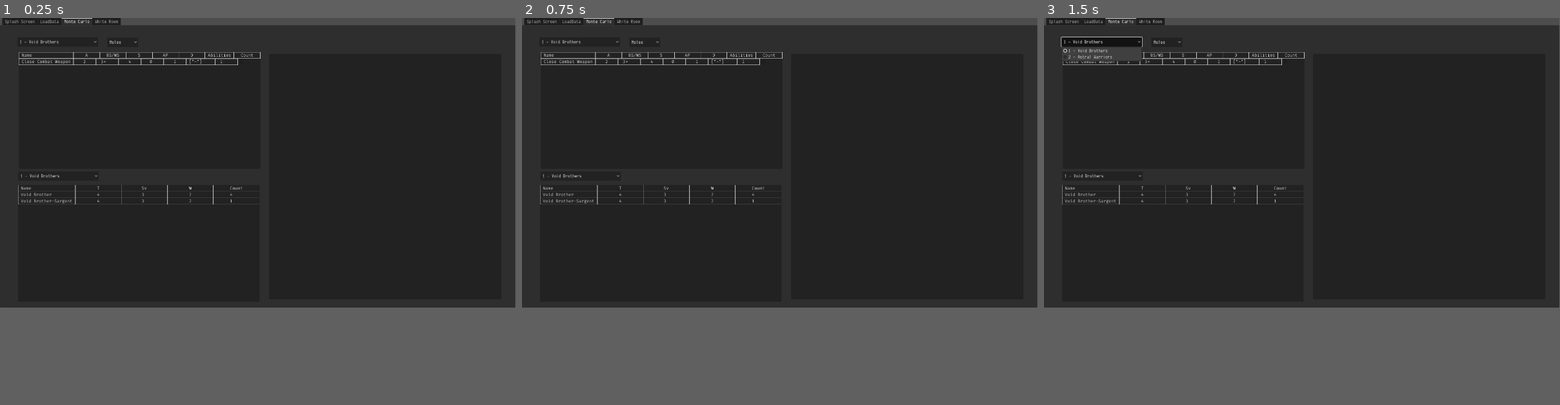
Above: before the commit, frames 1-3 (left to right).
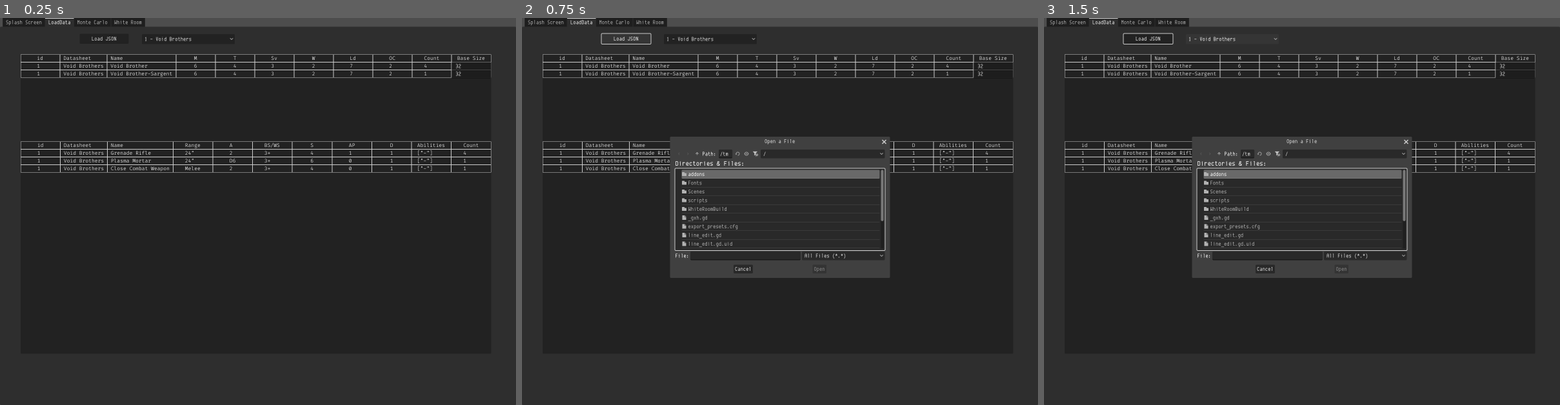
Above: after the commit, the same moments.

Repository: Scarfsman/WhiteRoom
Game: Godot game, scene res://Scenes/main.tscn
Same seed, same stepped clock (60 frames per second), same inputs: the game is played once before the commit and once after it.
Inputs (mouse positions are in pixels of both pictures, inside the frame that each line leads up to):
- Up to frame 1 (0.25 s): no input
- Up to frame 2 (0.75 s): click (625, 33) at 0.5 s, where only the run after the commit has a clickable "Load JSON"
- Up to frame 3 (1.5 s): click "1 - Void Brothers" at 1.25 s
In our replay, the window is 799x449 before the commit and 800x600 after it. These sizes can differ from the game's own. Grey fills any space a smaller window leaves; there, only what the larger window draws over its background counts as a difference.

The runs differ from the first frame. In frame 1, 3.5% of the frame differs, in the area x 0-100%, y 0-49%; in frame 2, 9.5%; in frame 3, 9.9%, in the area x 0-100%, y 0-68%.

Commit message:
made spawning terain features easier. Added future support for different phases

Diff:
--- /dev/null
+++ b/Scenes/TerrainFootprint.tscn
@@ -0,0 +1,9 @@
+[gd_scene load_steps=2 format=3 uid="uid://nwjs3lxbjqhs"]
+
+[ext_resource type="Script" uid="uid://c6xkgt3dimh8q" path="res://scripts/terrain_footprint.gd" id="1_70x33"]
+
+[node name="Polygon2D" type="Polygon2D"]
+z_index = 1
+script = ExtResource("1_70x33")
+
+[node name="StaticBody2D" type="StaticBody2D" parent="."]
--- a/Scenes/TextField.tscn
+++ b/Scenes/TextField.tscn
@@ -1,6 +1,6 @@
 [gd_scene load_steps=2 format=3 uid="uid://bff2hlpbayief"]
 
-[ext_resource type="Script" uid="uid://di2s8c4vhmo7d" path="res://Scenes/text_field.gd" id="1_0tlwm"]
+[ext_resource type="Script" uid="uid://di2s8c4vhmo7d" path="res://scripts/text_field.gd" id="1_0tlwm"]
 
 [node name="Control" type="Control"]
 layout_mode = 3
--- a/Scenes/main.tscn
+++ b/Scenes/main.tscn
@@ -7,9 +7,6 @@
 [ext_resource type="Script" uid="uid://bfccuywk1vkoa" path="res://scripts/monte_calro.gd" id="5_d1ilt"]
 [ext_resource type="Script" uid="uid://c23iht84gg2be" path="res://scripts/graph.gd" id="6_6iyac"]
 [ext_resource type="Script" uid="uid://dnu0hepq3t45i" path="res://scripts/white_room.gd" id="7_fdnlq"]
-
-[sub_resource type="RectangleShape2D" id="RectangleShape2D_2ww3f"]
-size = Vector2(19.8807, 18.1772)
 
 [node name="Main" type="Node"]
 script = ExtResource("1_6bp64")
@@ -30,9 +27,10 @@
 anchor_bottom = 1.0
 grow_horizontal = 2
 grow_vertical = 2
+size_flags_horizontal = 3
+size_flags_vertical = 3
 theme = ExtResource("2_344ge")
-current_tab = 2
-metadata/_edit_use_anchors_ = true
+current_tab = 1
 
 [node name="Splash Screen" type="TabBar" parent="TabContainer"]
 visible = false
@@ -41,7 +39,6 @@
 metadata/_tab_index = 0
 
 [node name="LoadData" type="TabBar" parent="TabContainer"]
-visible = false
 layout_mode = 2
 metadata/_tab_index = 1
 
@@ -50,7 +47,7 @@
 anchors_preset = -1
 offset_left = 64.0
 offset_top = 86.0
-offset_right = 1872.0
+offset_right = 1523.0
 offset_bottom = 1014.0
 grow_horizontal = 2
 grow_vertical = 2
@@ -86,6 +83,7 @@
 theme_override_fonts/font = ExtResource("4_hptm8")
 
 [node name="Monte Carlo" type="TabBar" parent="TabContainer"]
+visible = false
 layout_mode = 2
 script = ExtResource("5_d1ilt")
 metadata/_tab_index = 2
@@ -117,7 +115,7 @@
 anchors_preset = -1
 offset_left = 70.0
 offset_top = 100.0
-offset_right = 970.0
+offset_right = 799.0
 offset_bottom = 535.0
 grow_horizontal = 2
 grow_vertical = 2
@@ -145,7 +143,7 @@
 anchors_preset = -1
 offset_left = 67.0
 offset_top = 596.0
-offset_right = 967.0
+offset_right = 796.0
 offset_bottom = 1031.0
 grow_horizontal = 2
 grow_vertical = 2
@@ -160,9 +158,9 @@
 [node name="Graph" type="Panel" parent="TabContainer/Monte Carlo"]
 layout_mode = 1
 anchors_preset = -1
-offset_left = 1003.0
+offset_left = 829.0
 offset_top = 107.0
-offset_right = 1868.0
+offset_right = 1583.0
 offset_bottom = 1022.0
 grow_horizontal = 0
 grow_vertical = 2
@@ -191,7 +189,7 @@
 layout_mode = 1
 anchors_preset = -1
 offset_top = 69.0
-offset_right = 865.0
+offset_right = 749.0
 offset_bottom = 208.0
 grow_horizontal = 2
 grow_vertical = 2
@@ -202,40 +200,54 @@
 script = ExtResource("7_fdnlq")
 metadata/_tab_index = 3
 
-[node name="Panel" type="Panel" parent="TabContainer/White Room"]
+[node name="ScrollContainer" type="ScrollContainer" parent="TabContainer/White Room"]
+layout_mode = 0
+offset_left = 375.0
+offset_top = 115.0
+offset_right = 1575.0
+offset_bottom = 995.0
+
+[node name="Control" type="Control" parent="TabContainer/White Room/ScrollContainer"]
+layout_mode = 2
+size_flags_horizontal = 3
+size_flags_vertical = 3
+
+[node name="Panel" type="Panel" parent="TabContainer/White Room/ScrollContainer/Control"]
 clip_children = 2
-layout_mode = 0
-offset_left = 575.0
-offset_top = 110.0
-offset_right = 1775.0
-offset_bottom = 990.0
+layout_mode = 2
+offset_right = 1200.0
+offset_bottom = 880.0
+
+[node name="Terrain" type="Control" parent="TabContainer/White Room/ScrollContainer/Control/Panel"]
+anchors_preset = 0
+offset_right = 40.0
+offset_bottom = 40.0
+
+[node name="Units" type="Control" parent="TabContainer/White Room/ScrollContainer/Control/Panel"]
+layout_mode = 1
+anchors_preset = 15
+anchor_right = 1.0
+anchor_bottom = 1.0
+grow_horizontal = 2
+grow_vertical = 2
 
 [node name="Load" type="Button" parent="TabContainer/White Room"]
 layout_mode = 1
 anchors_preset = -1
-offset_left = 210.0
-offset_top = 340.0
-offset_right = 362.0
-offset_bottom = 371.0
+offset_left = 49.0
+offset_top = 214.0
+offset_right = 221.0
+offset_bottom = 245.0
 grow_vertical = 2
 text = "Spawn selected unit"
 
-[node name="CharacterBody2D" type="CharacterBody2D" parent="TabContainer/White Room"]
-position = Vector2(1200, 352)
-
-[node name="CollisionShape2D" type="CollisionShape2D" parent="TabContainer/White Room/CharacterBody2D"]
-position = Vector2(0.174927, 2.67502)
-scale = Vector2(2.935, 2.935)
-shape = SubResource("RectangleShape2D_2ww3f")
-debug_color = Color(0.737065, 0.223677, 1, 0.42)
-
 [node name="UnitSelection" type="OptionButton" parent="TabContainer/White Room"]
 layout_mode = 1
 anchors_preset = -1
-offset_left = 119.0
-offset_top = 179.0
-offset_right = 419.0
-offset_bottom = 214.0
+offset_left = 30.0
+offset_top = 115.0
+offset_right = 330.0
+offset_bottom = 150.0
 item_count = 1
 popup/item_0/id = 0
 metadata/_edit_use_anchors_ = true
@@ -248,12 +260,60 @@
 offset_bottom = 68.0
 text = "Clear Battlefield"
 
+[node name="SpawnDeployment" type="Button" parent="TabContainer/White Room"]
+layout_mode = 0
+offset_left = 1255.0
+offset_top = 32.0
+offset_right = 1540.0
+offset_bottom = 68.0
+text = "Spawn Deployment
+"
+
+[node name="SpawnTerrain" type="Button" parent="TabContainer/White Room"]
+layout_mode = 0
+offset_left = 910.0
+offset_top = 32.0
+offset_right = 1195.0
+offset_bottom = 68.0
+text = "Spawn Terrain
+"
+
+[node name="PhaseSelect" type="OptionButton" parent="TabContainer/White Room"]
+layout_mode = 1
+anchors_preset = -1
+offset_left = 46.0
+offset_top = 303.0
+offset_right = 288.0
+offset_bottom = 330.0
+selected = 0
+item_count = 3
+popup/item_0/text = "1 - Movement"
+popup/item_0/id = 0
+popup/item_1/text = "2 - Shooting"
+popup/item_1/id = 1
+popup/item_2/text = "3 - Charge"
+popup/item_2/id = 2
+
+[node name="WeaponSelect" type="OptionButton" parent="TabContainer/White Room"]
+layout_mode = 1
+anchors_preset = -1
+offset_left = 46.0
+offset_top = 388.0
+offset_right = 296.0
+offset_bottom = 408.0
+
+[connection signal="file_selected" from="FileDialogRed" to="." method="_on_file_dialog_file_selected"]
 [connection signal="file_selected" from="FileDialogRed" to="." method="_on_file_dialog_red_file_selected"]
-[connection signal="file_selected" from="FileDialogRed" to="." method="_on_file_dialog_file_selected"]
 [connection signal="pressed" from="TabContainer/LoadData/Load" to="." method="_on_load_pressed"]
 [connection signal="item_selected" from="TabContainer/LoadData/OptionButton" to="." method="_on_option_button_item_selected"]
 [connection signal="item_selected" from="TabContainer/Monte Carlo/AttackerSelection" to="TabContainer/Monte Carlo" method="_on_subject_selection_item_selected"]
 [connection signal="item_selected" from="TabContainer/Monte Carlo/AttackerWeaponType" to="TabContainer/Monte Carlo" method="_on_subject_weapon_type_item_selected"]
 [connection signal="item_selected" from="TabContainer/Monte Carlo/DefenderSelection" to="TabContainer/Monte Carlo" method="_on_target_selection_item_selected"]
+[connection signal="mouse_entered" from="TabContainer/White Room/ScrollContainer" to="TabContainer/White Room" method="_on_scroll_container_mouse_entered"]
+[connection signal="mouse_exited" from="TabContainer/White Room/ScrollContainer" to="TabContainer/White Room" method="_on_scroll_container_mouse_exited"]
 [connection signal="pressed" from="TabContainer/White Room/Load" to="TabContainer/White Room" method="_on_load_pressed"]
 [connection signal="pressed" from="TabContainer/White Room/ClearUnits" to="TabContainer/White Room" method="_on_clear_units_pressed"]
+[connection signal="pressed" from="TabContainer/White Room/SpawnDeployment" to="TabContainer/White Room" method="_on_spawn_deployment_pressed"]
+[connection signal="pressed" from="TabContainer/White Room/SpawnTerrain" to="TabContainer/White Room" method="_on_spawn_terrain_pressed"]
+[connection signal="item_selected" from="TabContainer/White Room/PhaseSelect" to="TabContainer/White Room" method="_on_phase_select_item_selected"]
+[connection signal="item_selected" from="TabContainer/White Room/WeaponSelect" to="TabContainer/White Room" method="_on_weapon_select_item_selected"]
--- a/Scenes/unit.tscn
+++ b/Scenes/unit.tscn
@@ -3,6 +3,7 @@
 [ext_resource type="Script" uid="uid://dcsplmt6kbvbu" path="res://scripts/unit.gd" id="1_yjw0f"]
 
 [node name="Unit" type="Control"]
+z_index = 2
 layout_mode = 3
 anchors_preset = 15
 anchor_right = 1.0
--- a/project.godot
+++ b/project.godot
@@ -20,8 +20,8 @@
 
 [display]
 
-window/size/viewport_width=1920
-window/size/viewport_height=1080
+window/size/viewport_width=1600
+window/size/viewport_height=1200
 
 [input]
 
@@ -40,3 +40,8 @@
 [input_devices]
 
 pointing/emulate_touch_from_mouse=true
+
+[rendering]
+
+renderer/rendering_method="gl_compatibility"
+renderer/rendering_method.mobile="gl_compatibility"
--- a/scripts/Globals.gd
+++ b/scripts/Globals.gd
@@ -449,3 +449,9 @@
 
 func pixelsToInches(pixels) -> float:
     return pixels / 20
+
+func mmToPixels(mm) -> float:
+    return inchesToPixels(mmToInches(mm))
+
+func mmToInches(mm) -> float:
+    return mm/25.4
--- a/scripts/graph.gd
+++ b/scripts/graph.gd
@@ -26,12 +26,9 @@
         for i in data.values():
             totalTrials += i
 
-        var perc = 0
-
         for i in range(len(xpos)):
             var ratio =  float(data.values()[i]) / totalTrials
             var curDiff = diff * ratio
-            perc += curDiff
             draw_line(Vector2(xpos[i], dims[1]), Vector2(xpos[i], dims[1] - curDiff),
                       Color.WHITE,
                       25)
--- a/scripts/main.gd
+++ b/scripts/main.gd
@@ -14,6 +14,7 @@
     $TabContainer/LoadData/OptionButton.clear()
     $"TabContainer/Monte Carlo/AttackerSelection".clear()
     $"TabContainer/Monte Carlo/DefenderSelection".clear()
+    $"TabContainer/White Room/UnitSelection".clear()
 
     var list = []
     for unit in globals.Units.data:
@@ -22,6 +23,7 @@
             $TabContainer/LoadData/OptionButton.add_item(unitString, unit[0])
             $"TabContainer/Monte Carlo/AttackerSelection".add_item(unitString, unit[0])
             $"TabContainer/Monte Carlo/DefenderSelection".add_item(unitString, unit[0])
+            $"TabContainer/White Room/UnitSelection".add_item(unitString, unit[0])
             list.append(unitString)
     display_data(1)
     monte_carlo.displayAttacker(1)
@@ -91,7 +93,7 @@
 func _on_option_button_item_selected(index: int) -> void:
     display_data(index + 1)
 
-func _on_file_loaded(file_name: String, type: String, base64_data: String):
+func _on_file_loaded(_file_name: String, type: String, base64_data: String):
     var rawData : String = Marshalls.base64_to_utf8(base64_data)
     rosterData = JSON.parse_string(rawData)
     rosterData = globals.json_to_dataframe(rosterData)
@@ -120,4 +122,4 @@
 
 #DONT DELETE
 func _on_progress(current_bytes: int, total_bytes: int) -> void:
-    var percentage: float = float(current_bytes) / float(total_bytes) * 100
+    var _percentage: float = float(current_bytes) / float(total_bytes) * 100
--- a/scripts/monte_calro.gd
+++ b/scripts/monte_calro.gd
@@ -5,7 +5,6 @@
 
 func _ready():
     print($AttackerWeaponType.selected)
-
 
 func displayGraph():
     if (len(defenderData.data) > 0) and (len(attackerData.data) > 0):
@@ -93,7 +92,7 @@
     displayAttacker(index + 1)
     displayGraph()
 
-func _on_subject_weapon_type_item_selected(index: int) -> void:
+func _on_subject_weapon_type_item_selected() -> void:
     if $AttackerSelection.selected != -1:
         displayAttacker($AttackerSelection.selected + 1)
         displayGraph()
--- a/scripts/object.gd
+++ b/scripts/object.gd
@@ -24,12 +24,14 @@
 
 func _ready():
     maxDist = globals.inchesToPixels(maxDist)
-    offsetParent = get_parent().global_position
-    var boundries = get_parent().get_size()
+    offsetParent = get_parent().get_parent().global_position
+    #limit the units movemnt to the panel area
+    var boundries = get_parent().get_parent().get_size()
     leftBound = offsetParent[0]
     rightBound = offsetParent[0] + boundries[0]
     upperBound = offsetParent[1]
     lowerBound = offsetParent[1] + boundries[1]
+    #instantiate the raycasts as child objects
     var angle = FOV_incrament
     while angle <= 2 * PI:
         var newRay = RayCast2D.new()
@@ -44,6 +46,7 @@
 
     for ray in $Rays.get_children():
         ray.target_position =  ray.target_position.normalized() * radius
+        ray.collision_mask = 2
         if ray.is_colliding():
             points.append((ray.get_collision_point() - ray.global_position))
         else:
@@ -52,7 +55,7 @@
     return points
 
 func draw_target_area(distance:float ) -> void:
-    var points = get_FOV_circle(distance)
+    var points = get_FOV_circle(distance + radius/2)
     set_target_area(points)
 
 func _draw() -> void:
@@ -60,6 +63,39 @@
 
 # Called every frame. 'delta' is the elapsed time since the previous frame.
 func _process(_delta: float) -> void:
+    if get_parent().movement:
+        movement()
+
+func _on_button_button_down() -> void:
+    dragging = true
+    offsetPos = get_global_mouse_position() - global_position
+    travelDist = maxDist
+
+func _on_button_button_up() -> void:
+    dragging = false
+    clear_target_area()
+
+func set_target_area(points: PackedVector2Array) -> void:
+    $Area.polygon = points
+
+func clear_target_area() -> void:
+    set_target_area(PackedVector2Array())
+
+func _input(_ev):
+    if Input.is_key_pressed(KEY_SPACE):
+        set_start_position()
+    if Input.is_key_pressed(KEY_R):
+        print('reseting')
+        reset_sprite()
+
+func set_start_position() -> void:
+    startPos = global_position
+
+func reset_sprite() -> void:
+    position = startPos - offsetParent
+
+
+func movement():
     if dragging:
         var targetPos = get_global_mouse_position() - offsetPos
         #make sure the object isn't being moved outside the bounds of the
@@ -83,32 +119,3 @@
 
         position = targetPos - offsetParent
         draw_target_area(maxDist - min(travelDist, maxDist))
-
-func _on_button_button_down() -> void:
-    dragging = true
-    offsetPos = get_global_mouse_position() - global_position
-    travelDist = maxDist
-
-func _on_button_button_up() -> void:
-    dragging = false
-    clear_target_area()
-
-func set_target_area(points: PackedVector2Array) -> void:
-    $Area.polygon = points
-
-func clear_target_area() -> void:
-    set_target_area(PackedVector2Array())
-
-
-func _input(_ev):
-    if Input.is_key_pressed(KEY_SPACE):
-        set_start_position()
-    if Input.is_key_pressed(KEY_R):
-        print('reseting')
-        reset_sprite()
-
-func set_start_position() -> void:
-    startPos = global_position
-
-func reset_sprite() -> void:
-    position = startPos - offsetParent
--- a/scripts/table.gd
+++ b/scripts/table.gd
@@ -46,13 +46,15 @@
             cell.text = str(value)
             columns.add_child(cell)
 
+        var cell = TableCell.instantiate()
+
         var row_count = data.Size()
         for r in range(row_count):
             var row = TableRow.instantiate()
             $ScrollContainer/Rows.add_child(row)
 
             for value in data.GetRow(r):
-                var cell = TableCell.instantiate()
+                cell = TableCell.instantiate()
                 cell.text = str(value)
                 row.add_child(cell)
             var check = TickBox.instantiate()
--- /dev/null
+++ b/scripts/terrain_footprint.gd
@@ -0,0 +1,6 @@
+extends Polygon2D
+
+func setCollider() -> void:
+    var collision_shape = CollisionPolygon2D.new()
+    collision_shape.polygon = polygon
+    $StaticBody2D.add_child(collision_shape)
--- a/scripts/unit.gd
+++ b/scripts/unit.gd
@@ -1,4 +1,8 @@
 extends Control
+
+var movement: bool = false
+var shooting: bool = false
+var charge: bool = false
 
 func checkNeighbours(model, visited: Array):
     for i in model.neighbours:
@@ -42,6 +46,5 @@
             for i in allModels:
                 i.get_node('Sprite2D').modulate = Color(1,0,0)
 
-
 func _process(_float) -> void:
     queue_redraw()
--- a/scripts/white_room.gd
+++ b/scripts/white_room.gd
@@ -2,17 +2,137 @@
 
 @onready var unit = preload("res://Scenes/unit.tscn")
 @onready var model = preload("res://Scenes/model.tscn")
+@onready var footprint = preload("res://Scenes/TerrainFootprint.tscn")
+
+#variables for zooming
+var hovering: bool = false
+var currScale: float = 1
+
+#https://docs.google.com/document/d/1WV085gGnMPOF-zprcri-9HDW5BWBE34HGc9ndIGRJHM/edit?tab=t.0
+
+#TODO set up a dictionary containing the terain features from the UKTC terrain pack
+#write a script to span them in
+
+var terrainFeatures = {'LargeL': PackedVector2Array([Vector2(0, 0),
+                                                     Vector2(0, 200),
+                                                     Vector2(200, 200),
+                                                     Vector2(200, 0)]),
+
+                        'MediumL': PackedVector2Array([Vector2(0, 0),
+                                                       Vector2(220, 0),
+                                                       Vector2(220, 170),
+                                                       Vector2(175, 170),
+                                                       Vector2(175, 45),
+                                                       Vector2(0, 45)]),
+
+                        'SmallLR': PackedVector2Array([Vector2(0, 0),
+                                                       Vector2(0, 100),
+                                                       Vector2(200, 100),
+                                                       Vector2(200, 0)]),
+
+                        'SmallLL': PackedVector2Array([Vector2(0, 0),
+                                                       Vector2(0, 100),
+                                                       Vector2(200, 100),
+                                                       Vector2(200, 0)]),
+
+                        'newRuins': PackedVector2Array([Vector2(0, 0),
+                                                        Vector2(0, 76.2),
+                                                        Vector2(228.6, 76.2),
+                                                        Vector2(228.6, 0)])}
+
+var layouts = [[['LargeL', [120, 667.684375062506], 6.02637165237177],
+                ['SmallLR', [420, 541.25984252], 0],
+                ['SmallLL', [656.220472441, 620], 1.5708],
+                ['MediumL', [820, 750], (2 * PI) - PI/5.2],
+                ['MediumL', [120, 553.228346457],  (2 * PI) - PI/2],
+                ['newRuins', [380, 280], 0.729728]]]
+
+var deployments = [PackedVector2Array([Vector2(10, 18),
+                                       Vector2(18, 38),
+                                       Vector2(30, 22),
+                                       Vector2(42, 6),
+                                       Vector2(50, 26)])]
+
+func moveFeature(feature: Array) -> PackedVector2Array:
+    print(feature[0])
+    var points = terrainFeatures[feature[0]]
+    var offset = feature[1]
+    var theta = feature[2]
+    var newPoints = PackedVector2Array()
+
+    for point in points:
+        var x1 = globals.mmToPixels(point[0])
+        var y1 = globals.mmToPixels(point[1])
+
+        var x2 = (x1 * cos(theta) - y1 * sin(theta)) + offset[0]
+        var y2 = (x1 * sin(theta) + y1 * cos(theta)) + offset[1]
+
+        newPoints.append(Vector2(x2, y2))
+    return newPoints
+
+func spawnTerrain(layout: Array) -> void:
+    for feature in layout:
+        var terrain = footprint.instantiate()
+        $ScrollContainer/Control/Panel/Terrain.add_child(terrain)
+        terrain.polygon = moveFeature(feature)
+        terrain.color = Color.REBECCA_PURPLE
+        terrain.setCollider()
+
+#code for deployments
+func spawnDeployment(objectives: Array) -> void:
+    for markerPos in objectives[0]:
+        print(markerPos)
+        var newX = globals.inchesToPixels(markerPos[0])
+        var newY = globals.inchesToPixels(markerPos[1])
+        var marker = Polygon2D.new()
+        var radius = globals.inchesToPixels(3.7874015748)
+        marker.polygon = generate_circle_polygon(radius, Vector2(newX, newY))
+        marker.z_index = 2
+        marker.color = Color(1, 0.921569, 0.803922, 0.4)
+        $ScrollContainer/Control/Panel/Terrain.add_child(marker)
+
+func generate_circle_polygon(radius: float, position: Vector2) -> PackedVector2Array:
+    var angle_delta: float = (PI * 2) / 20
+    var vector: Vector2 = Vector2(radius, 0)
+    var polygon: PackedVector2Array
+
+    for _i in 20:
+        polygon.append(vector + position)
+        vector = vector.rotated(angle_delta)
+    return polygon
 
 # Called when the node enters the scene tree for the first time.
 func _ready() -> void:
-    pass # Replace with function body.
-
-# Called every frame. 'delta' is the elapsed time since the previous frame.
-
-var models = [40, 40, 40, 40]
+    var theta = asin(2/(20/2.54))
+    print('Theta')
+    print(cos(2* PI - theta) * (20/2.54))
+
+func _process(delta: float) -> void:
+    var thing = $PhaseSelect
+    print($PhaseSelect.selected)
+
+func _input(event):
+ if event is InputEventMouseButton:
+        if event.button_index == MOUSE_BUTTON_WHEEL_UP and currScale <= 3:
+            currScale += 0.1
+            $ScrollContainer/Control/Panel.scale = Vector2(currScale, currScale)
+        if event.button_index == MOUSE_BUTTON_WHEEL_DOWN and currScale >1:
+            currScale -= 0.1
+            $ScrollContainer/Control/Panel.scale = Vector2(currScale, currScale)
+
+func _draw():
+    #draw a grid to make debugging terrain placement easier
+    var x  = 0
+    while x <= 1200:
+        draw_line(Vector2(x, 0) + $ScrollContainer.position, Vector2(x, 880) + $ScrollContainer.position, Color.BLACK)
+        x += 20
+    var y = 0
+    while y <= 880:
+        draw_line(Vector2(0, y) + $ScrollContainer.position, Vector2(1200, y) + $ScrollContainer.position, Color.BLACK)
+        y += 20
 
 func _on_load_pressed() -> void:
-    models = []
+    var models = []
     print($UnitSelection.get_selected_id())
     #filter the units data frame for the unit based on the drop down box
     var unitData = globals.Units.filter('id', $UnitSelection.get_selected_id())
@@ -22,6 +142,20 @@
             models.append([row[1], row[2]])
 
     var newUnit = unit.instantiate()
+    #set the model to the correct phase
+    var index = $PhaseSelect.selected
+    if index == 0:
+        newUnit.movement = true
+        newUnit.shooting = false
+        newUnit.charge = false
+    elif index == 1:
+        newUnit.movement = false
+        newUnit.shooting = true
+        newUnit.charge = false
+    else:
+        newUnit.movement = false
+        newUnit.shooting = false
+        newUnit.charge = true
     for indx in range(len(models)):
         #create a new model class object and add it to the unit
         var newModel = model.instantiate()
@@ -36,6 +170,7 @@
         radius = radius/25.4
         #convert inches to pixels
         radius = globals.inchesToPixels(radius)
+        newModel.radius = radius
         #get the scale factor for the sprite
         radius = radius/100
         var rowCount: int = 0
@@ -48,8 +183,35 @@
         var y = 150 + (radius * 150 * rowCount)
         newModel.position = Vector2(x, y)
 
-    $Panel.add_child(newUnit)
+    $ScrollContainer/Control/Panel/Units.add_child(newUnit)
 
 func _on_clear_units_pressed() -> void:
-    for child in $Panel.get_children():
+    for child in $ScrollContainer/Control/Panel/Units.get_children():
         child.queue_free()
+
+func _on_spawn_terrain_pressed() -> void:
+    spawnTerrain(layouts[0])
+
+func _on_scroll_container_mouse_entered() -> void:
+    hovering = true
+
+func _on_scroll_container_mouse_exited() -> void:
+    hovering = false
+
+func _on_spawn_deployment_pressed() -> void:
+    spawnDeployment(deployments)
+
+func _on_phase_select_item_selected(index: int) -> void:
+    for unit in $ScrollContainer/Control/Panel/Units.get_children():
+        if index == 0:
+            unit.movement = true
+            unit.shooting = false
+            unit.charge = false
+        elif index == 1:
+            unit.movement = false
+            unit.shooting = true
+            unit.charge = false
+        else:
+            unit.movement = false
+            unit.shooting = false
+            unit.charge = true
Not shown: 1 places in Scenes/main.tscn that only renumber resources
Binary file removed: WhiteRoom/index.apple-touch-icon.png
Not shown, removed: WhiteRoom/index.apple-touch-icon.png.import
Binary file removed: WhiteRoom/index.icon.png
Not shown, removed: WhiteRoom/index.icon.png.import
Not shown, removed: WhiteRoom/index.png.import
Binary file added: WhiteRoomBuild/index.apple-touch-icon.png
Not shown, added: WhiteRoomBuild/index.apple-touch-icon.png.import
Binary file added: WhiteRoomBuild/index.icon.png
Not shown, added: WhiteRoomBuild/index.icon.png.import
Renamed: WhiteRoom/index.png -> WhiteRoomBuild/index.png
Not shown, added: WhiteRoomBuild/index.png.import
(and 16 more such lines)
